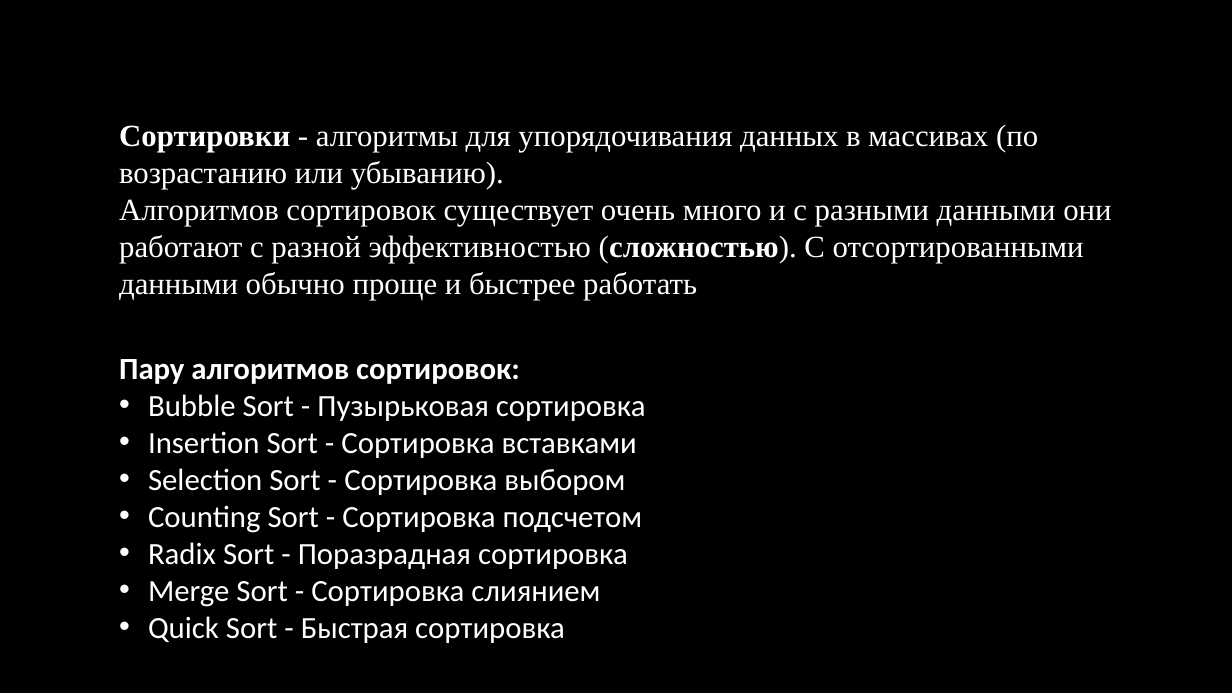
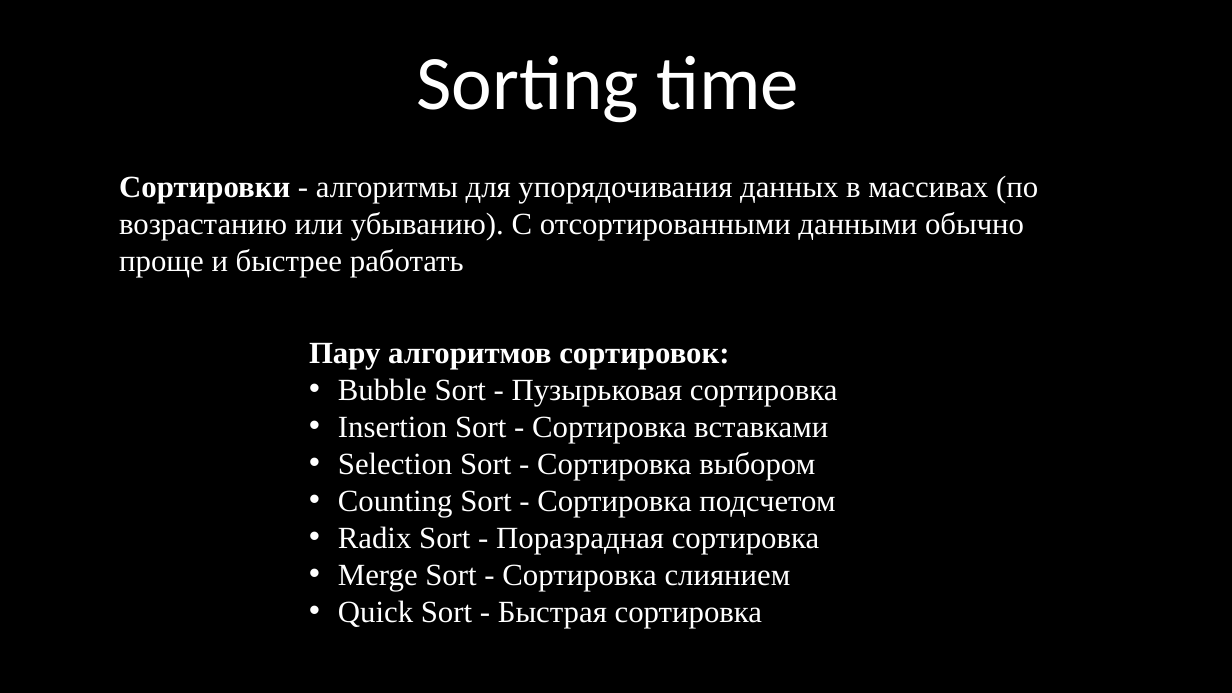
Before and after one commit to kruffka/C-Programming, a slide deck: slide 38 of 5_arrays/5_arrays.pptx (slide 20 before the commit). Drawn at 1232x693 pixels with LibreOffice and Linux fonts; fonts in the diff are those of the drawing. Boxes give left, top, right and bottom in pixels: in the first picture for what was removed or moved away, otherwise in the second. Text is boxed around its words. In the diff, an @@ line names an element or a change of style, - is before the commit and + after.

```diff
--- a/5_arrays/5_arrays.pptx
+++ b/5_arrays/5_arrays.pptx
@@ text added at [417, 55, 799, 123], 60 pt, text #FFFFFF @@
+Sorting time
@@ text at [119, 176, 1038, 277]: text changed @@
-Сортировки - алгоритмы для упорядочивания данных в массивах (по возрастанию или убыванию).
-Алгоритмов сортировок существует очень много и с разными данными они работают с разной эффективностью (сложностью). С отсортированными данными обычно проще и быстрее работать
+Сортировки - алгоритмы для упорядочивания данных в массивах (по возрастанию или убыванию). С отсортированными данными обычно проще и быстрее работать
@@ text "Пару алгоритмов сортировок:": place and size @@
-text "Пару алгоритмов сортировок:" at [119, 359, 646, 643]
+text "Пару алгоритмов сортировок:" at [309, 342, 838, 628]
@@ text "Пару алгоритмов сортировок:" at [309, 342, 838, 628]: font Calibri to Times New Roman @@
```
Also in this commit, not shown: 8 other slides changed, 15 slides added, 3 slides removed, 20 other files.
